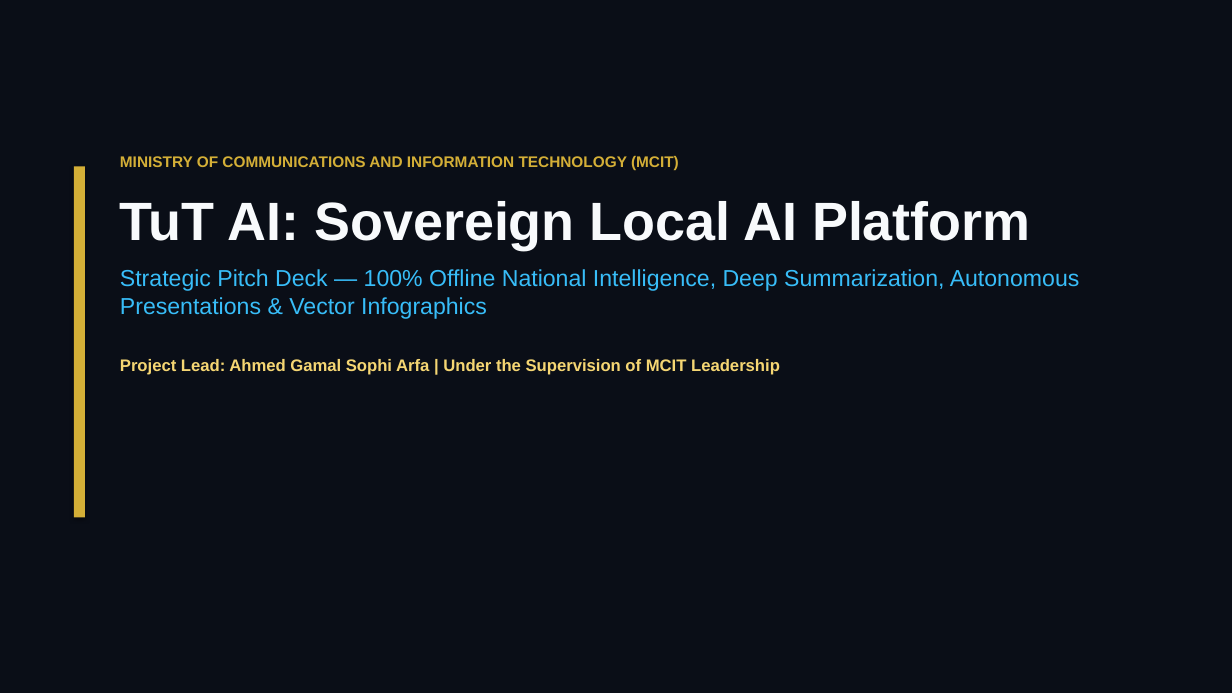
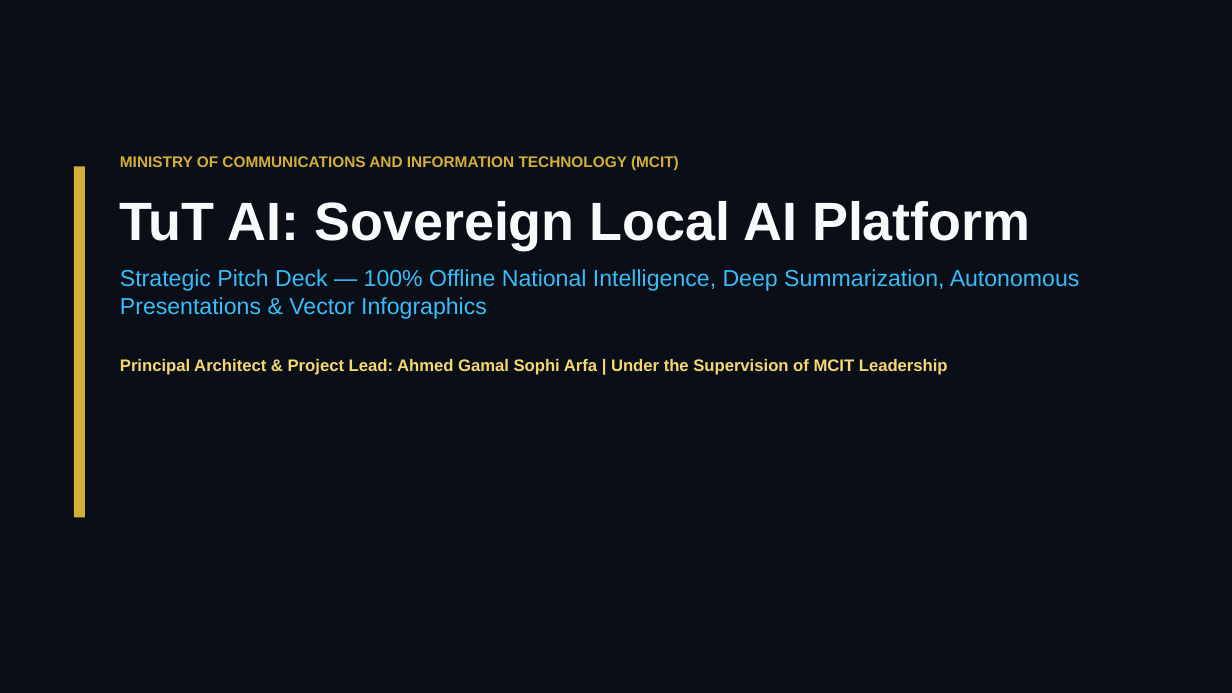
Before and after one commit to AhmdArFa/MCIT-AI-Workspace, a slide deck: slide 1 of docs/TuT_AI_Marketing_Pitch_Deck.pptx. Drawn at 1232x693 pixels with LibreOffice and Linux fonts; fonts in the diff are those of the drawing. Boxes give left, top, right and bottom in pixels: in the first picture for what was removed or moved away, otherwise in the second. Text is boxed around its words. In the diff, an @@ line names an element or a change of style, - is before the commit and + after.

```diff
--- a/docs/TuT_AI_Marketing_Pitch_Deck.pptx
+++ b/docs/TuT_AI_Marketing_Pitch_Deck.pptx
@@ text at box(120, 359, 948, 375): text changed @@
-Project Lead: Ahmed Gamal Sophi Arfa | Under the Supervision of MCIT Leadership
+Principal Architect & Project Lead: Ahmed Gamal Sophi Arfa | Under the Supervision of MCIT Leadership
```
Also in this commit, not shown: 1 other slide changed, 1 other file.
